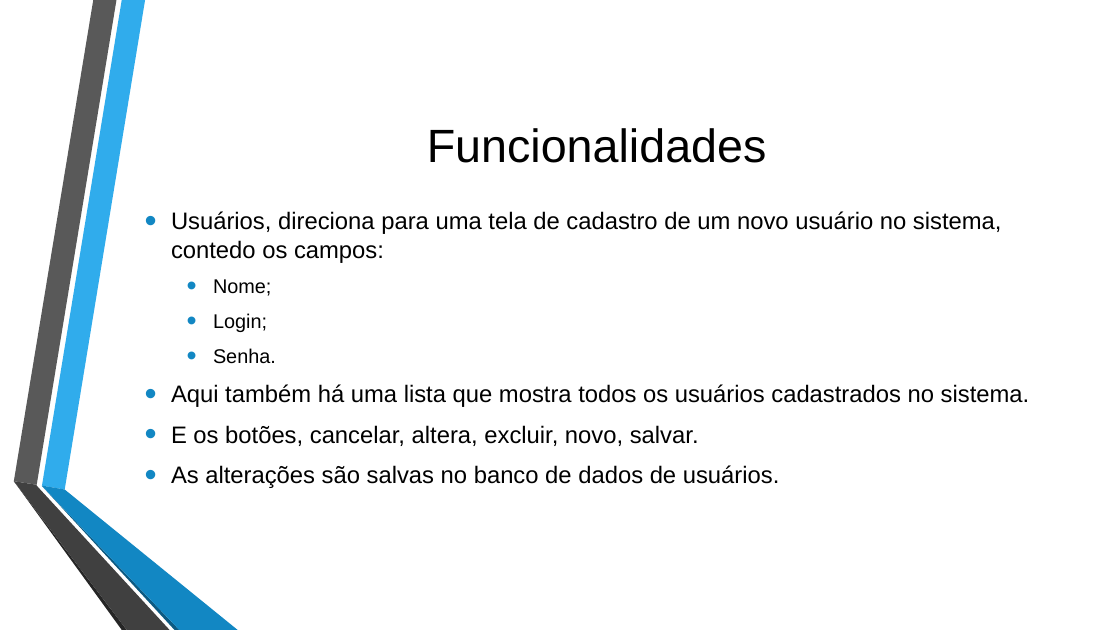
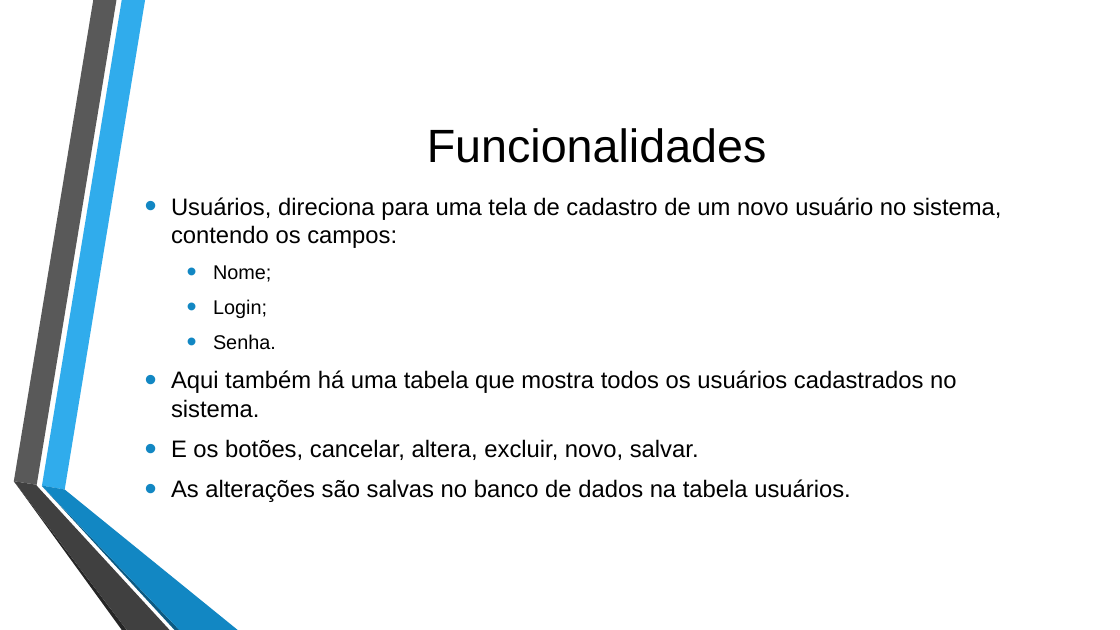
Before and after one commit to Rodrigojxj/ProjetoFinal_POO_2018.2_LocadoraDeVideo, a slide deck: slide 7 of LoopInfinito - Apresentação final.pptx. Drawn at 1120x630 pixels with LibreOffice and Linux fonts; fonts in the diff are those of the drawing; background and template pictures are left out. Boxes give left, top, right and bottom in pixels: in the first picture for what was removed or moved away, otherwise in the second. Text is boxed around its words. In the diff, an @@ line names an element or a change of style, - is before the commit and + after.

Commit message:
Slide com Alterações necessárias

```diff
--- a/LoopInfinito - Apresentação final.pptx
+++ b/LoopInfinito - Apresentação final.pptx
@@ text at (x1=171, y1=197, x2=1002, y2=248): text changed @@
-• Usuários, direciona para uma tela de cadastro de um novo usuário no sistema, contedo os campos:
+• Usuários, direciona para uma tela de cadastro de um novo usuário no sistema, contendo os campos:
@@ text at (x1=171, y1=370, x2=956, y2=418): text changed @@
-• Aqui também há uma lista que mostra todos os usuários cadastrados no sistema.
+• Aqui também há uma tabela que mostra todos os usuários cadastrados no sistema.
@@ text at (x1=171, y1=479, x2=851, y2=502): text changed @@
-• As alterações são salvas no banco de dados de usuários.
+• As alterações são salvas no banco de dados na tabela usuários.
```
Also in this commit, not shown: 7 other slides changed.
